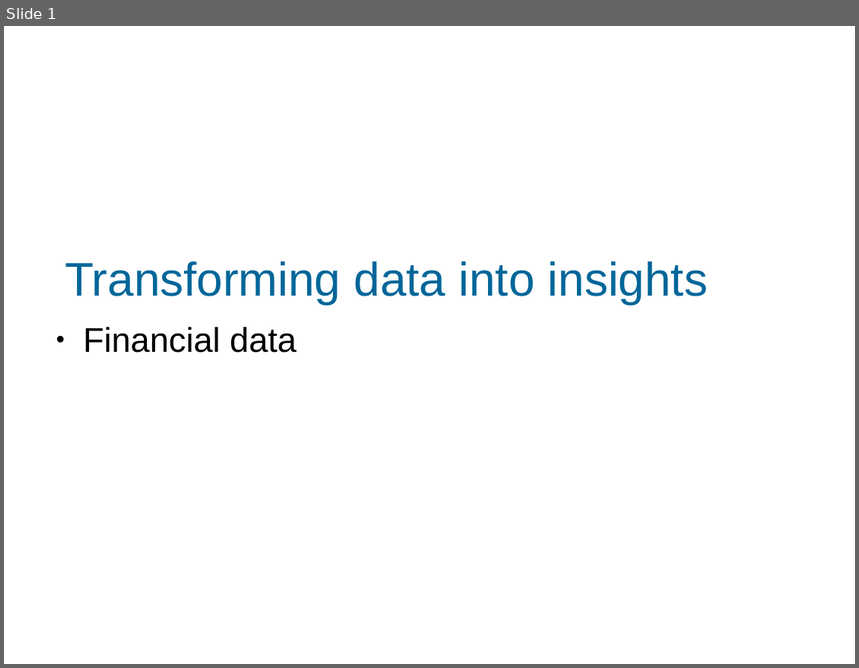
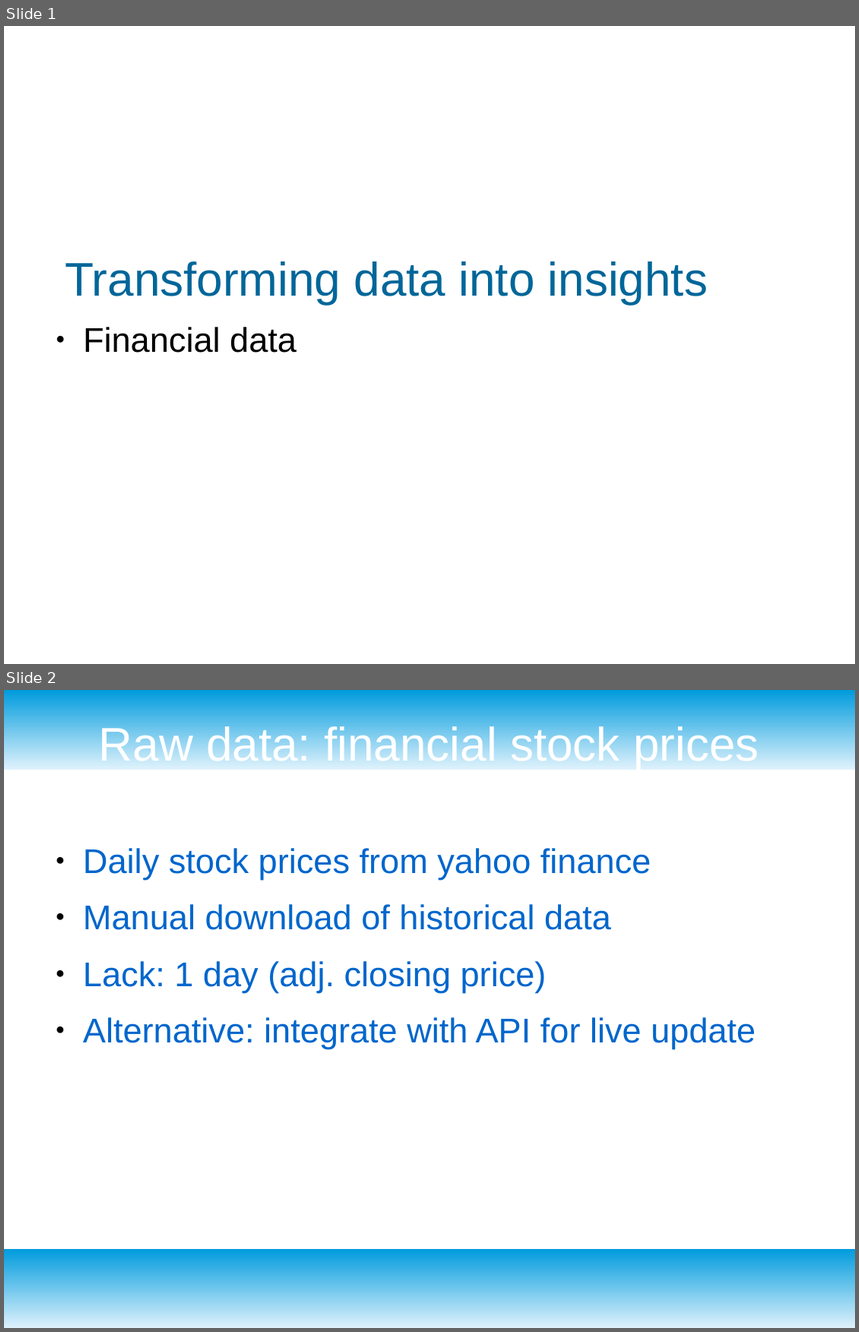
Before and after one commit to MartinBA741/finance_etl, a slide deck: presentation.odp. Shown one above the other, each under a label of ours: slide 1 before the commit, slides 1 and 2 after it. The pictures are 859x668 and 859x1332 pixels, drawn with LibreOffice and Linux fonts; fonts in the diff are those of the drawing; background and template pictures are left out. Boxes give left, top, right and bottom in pixels: in the first picture for what was removed or moved away, otherwise in the second. Text is boxed around its words. In the diff, an @@ line names an element or a change of style, - is before the commit and + after.

```diff
--- a/presentation.odp
+++ b/presentation.odp
@@ slide 2 added at bbox=[4, 690, 855, 1328], background #FFFFFF @@
@@ rectangle added at bbox=[4, 690, 855, 770], fill gradient #DFF2FC to #009BDD @@
@@ title added at bbox=[99, 723, 759, 770], 44 pt, text #FFFFFF @@
+Raw data: financial stock prices
@@ text added at bbox=[83, 848, 756, 1049], 32 pt, text #0066CC @@
+● Daily stock prices from yahoo finance
+● Manual download of historical data
+● Lack: 1 day (adj. closing price)
+● Alternative: integrate with API for live update
@@ rectangle added at bbox=[4, 1249, 855, 1328], fill gradient #DFF2FC to #009BDD @@
```
Also in this commit, not shown: 4 other slides added, 1 slide removed.
